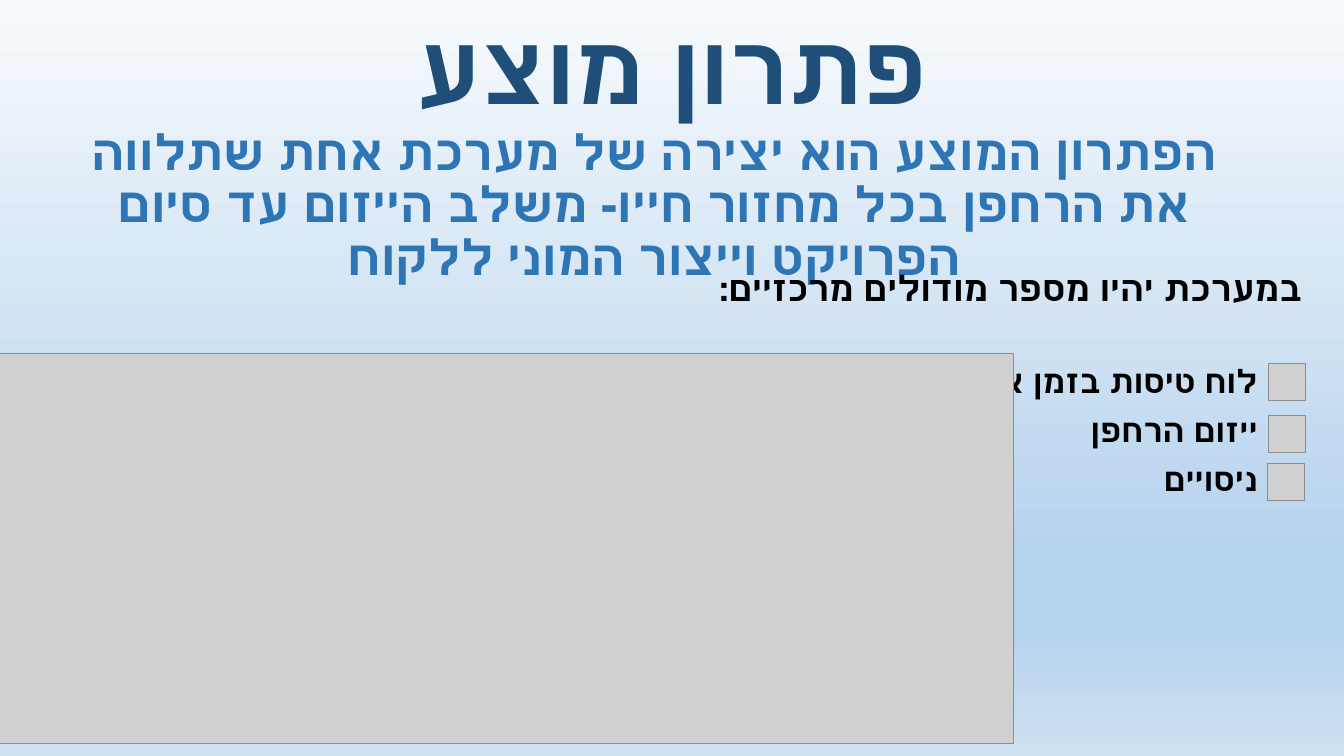
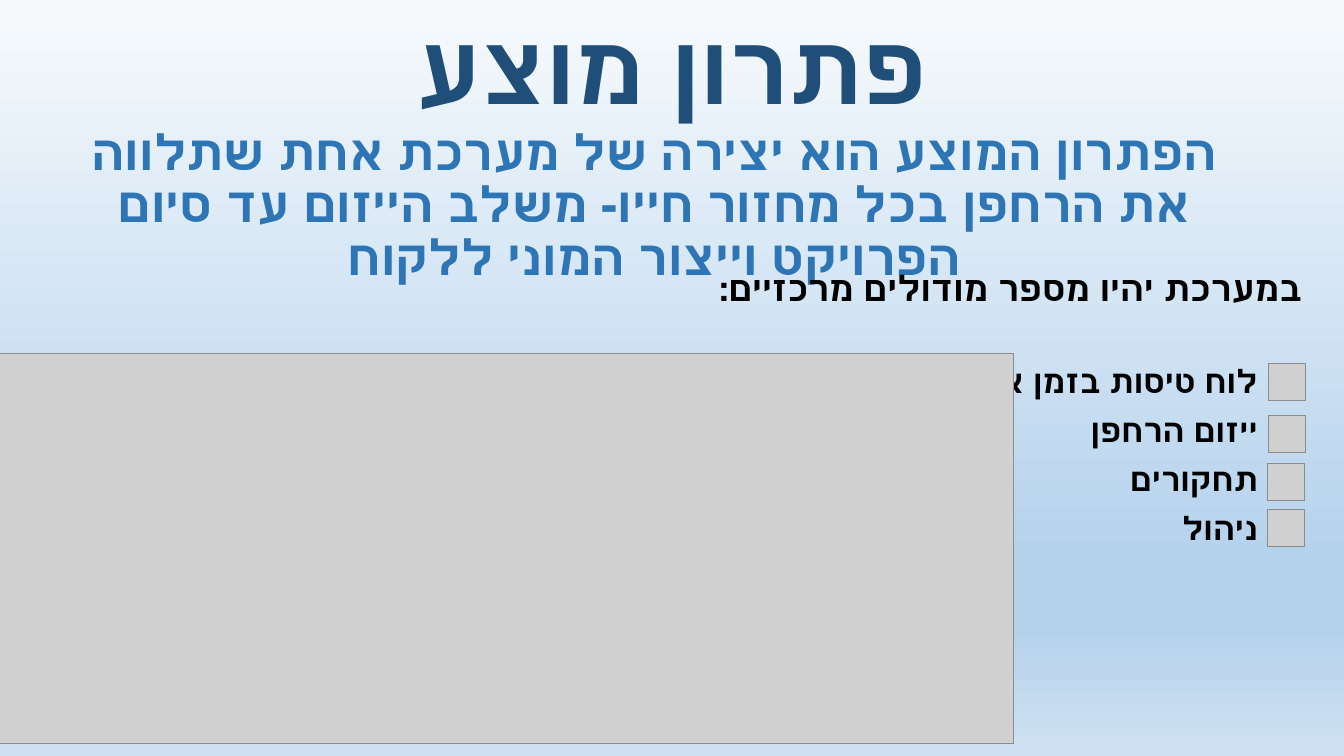
Before and after one commit to ohadharel1/finalProject, a slide deck: slide 7 of מערכת ניהול רחפנים בחברת רפא.pptx. Drawn at 1344x756 pixels with LibreOffice and Linux fonts; fonts in the diff are those of the drawing; grey boxes stand for pictures. Boxes give left, top, right and bottom in pixels: in the first picture for what was removed or moved away, otherwise in the second. Text is boxed around its words. In the diff, an @@ line names an element or a change of style, - is before the commit and + after.

```diff
--- a/מערכת ניהול רחפנים בחברת רפא.pptx
+++ b/מערכת ניהול רחפנים בחברת רפא.pptx
@@ text at box(1130, 471, 1258, 540): text changed @@
-ניסויים
+תחקורים
+ניהול
@@ picture added at box(1268, 510, 1306, 547) @@
```
Also in this commit, not shown: 8 other slides changed, 4 slides added, 2 slides removed, 1 other file.
